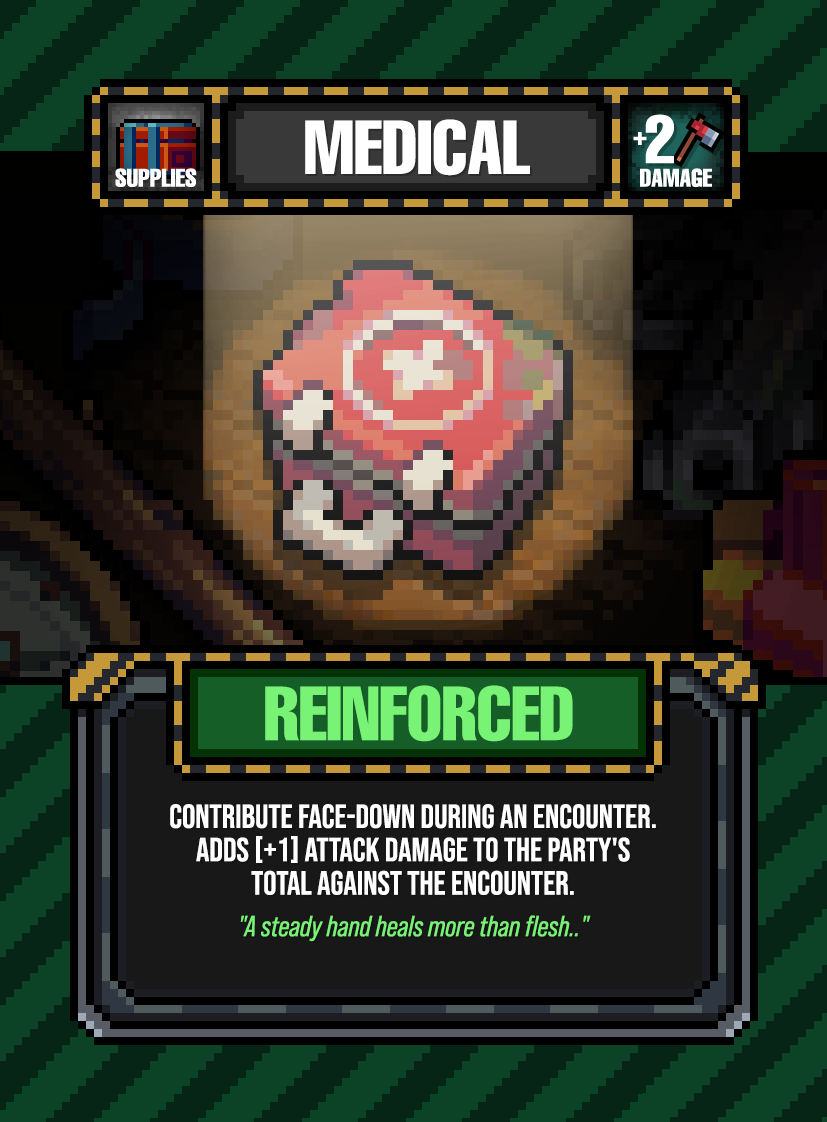
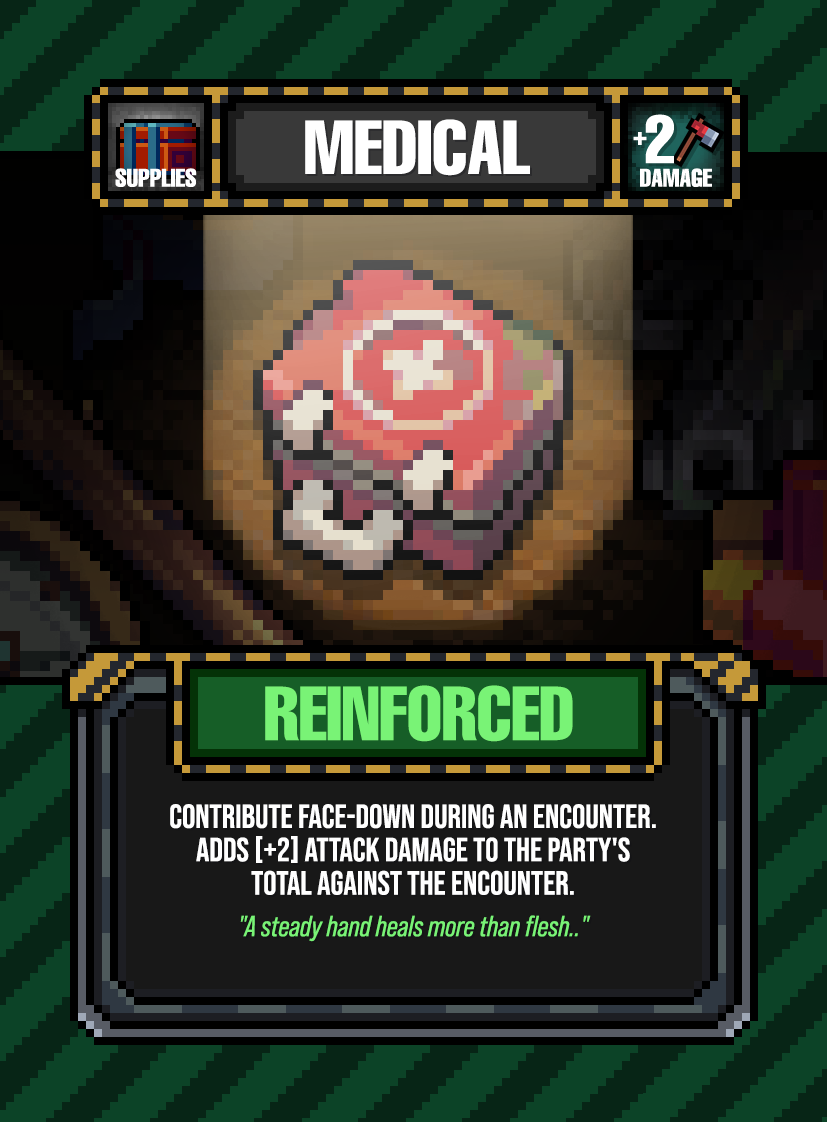
Before/after of a 827x1122 layered artwork. What changed in the layer stack:
painted on "ABILITY DESCRIPTION" over [278,837,289,862]